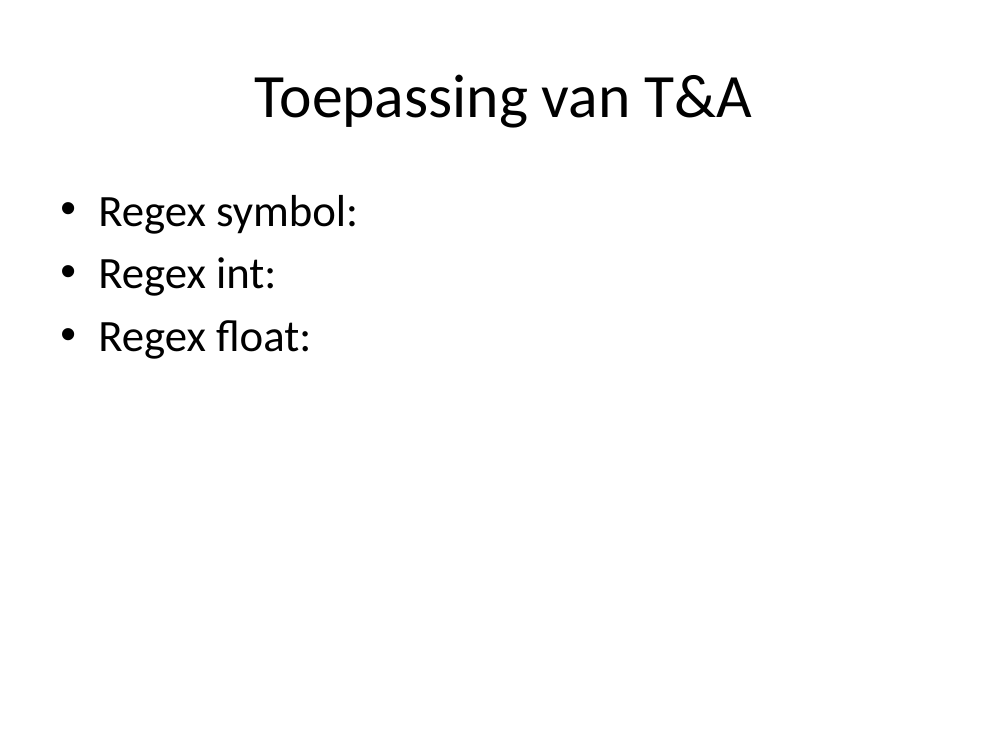
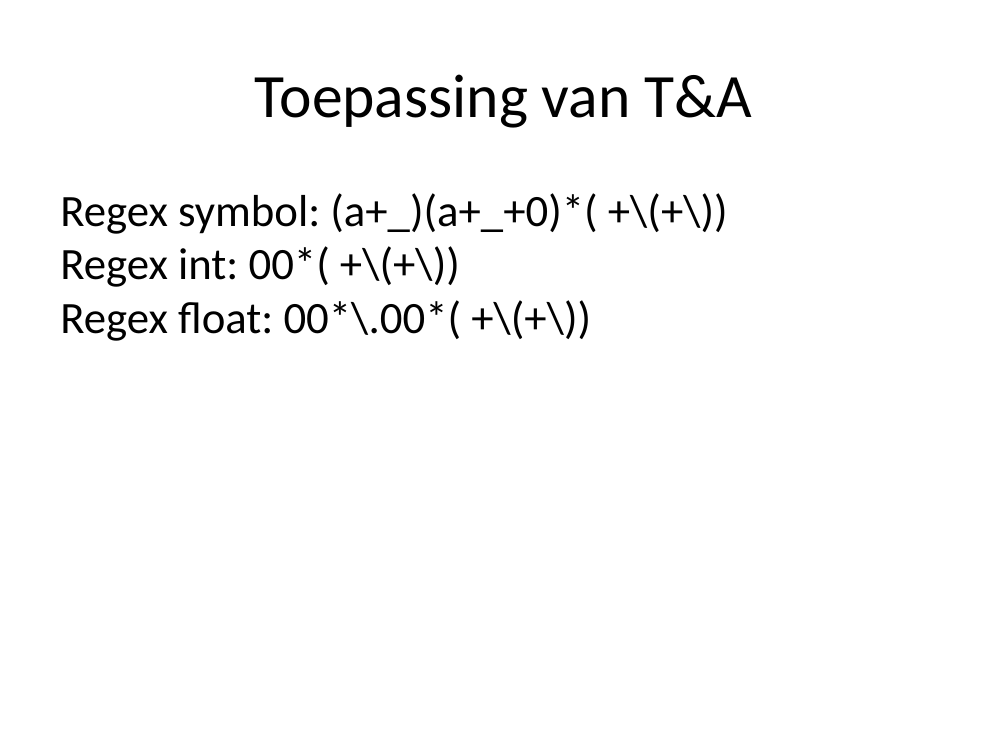
Before and after one commit to desmetr/SchemeInterpreter, a slide deck: slide 6 of Scheme Interpreter.pptx. Drawn at 1008x756 pixels with LibreOffice and Linux fonts; fonts in the diff are those of the drawing. Boxes give left, top, right and bottom in pixels: in the first picture for what was removed or moved away, otherwise in the second. Text is boxed around its words. In the diff, an @@ line names an element or a change of style, - is before the commit and + after.

```diff
--- a/Scheme Interpreter.pptx
+++ b/Scheme Interpreter.pptx
@@ text at (60,193,597,341): text changed @@
-• Regex symbol:
-• Regex int:
-• Regex float:
+Regex symbol: (a+_)(a+_+0)*( +\(+\))
+Regex int: 00*( +\(+\))
+Regex float: 00*\.00*( +\(+\))
```
Also in this commit, not shown: 6 other slides changed, 1 other file.
